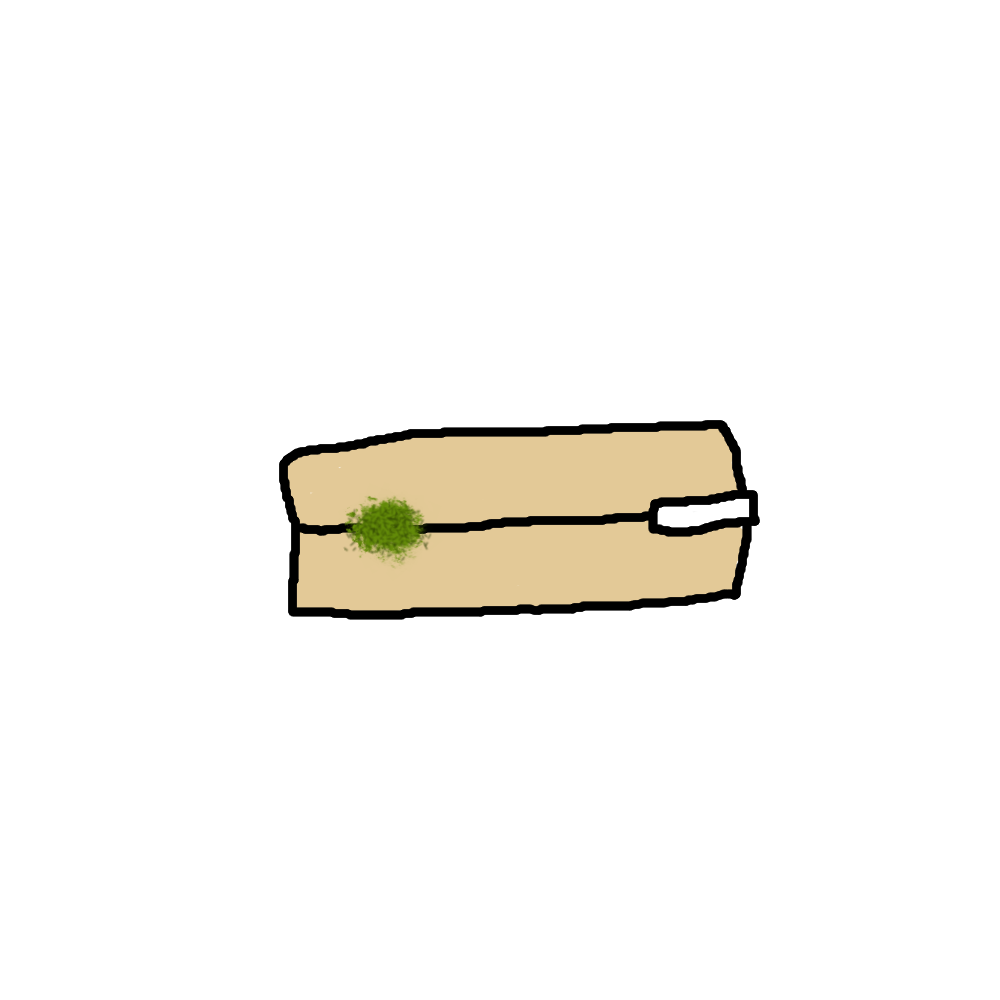
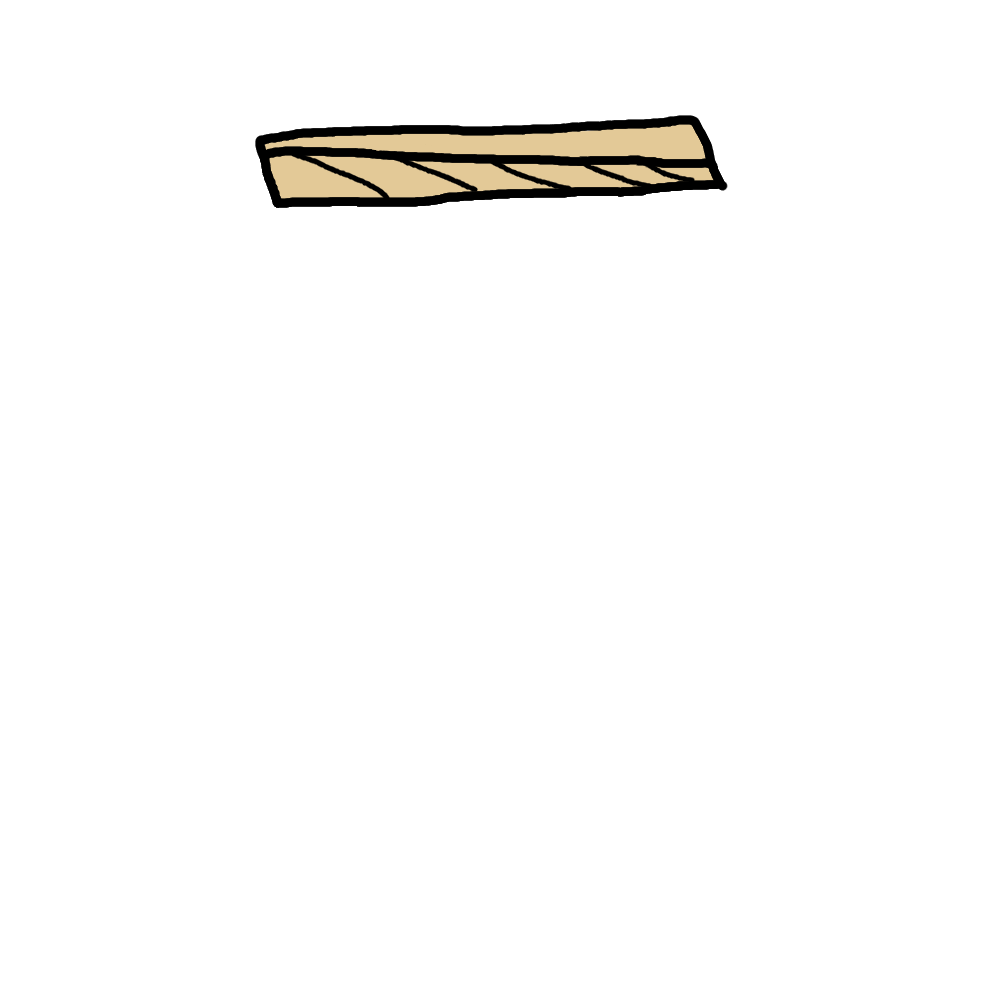
Two versions of the same layered image (w=1000, h=1000). Layer-by-layer changes:
hid "weed" over (337, 482, 443, 581)
hid "filter" over (648, 490, 760, 537)
hid "filter_color" over (653, 496, 757, 531)
hid "blunt" over (279, 420, 752, 620)
added layer "Copie de Copie de Copie de bluntfront" above "Copie de Copie de Copie de bluntfront_color" over (259, 125, 727, 208)
added layer "Copie de Copie de Copie de bluntfront_color" above "Copie de Copie de bluntfront" over (266, 125, 716, 203)
added layer "bluntfront" above "bluntfront_color" over (255, 115, 728, 208)
added layer "bluntfront_color" above "Calque copié" over (264, 121, 716, 203)
hid "blunt_color" over (285, 423, 747, 614)
